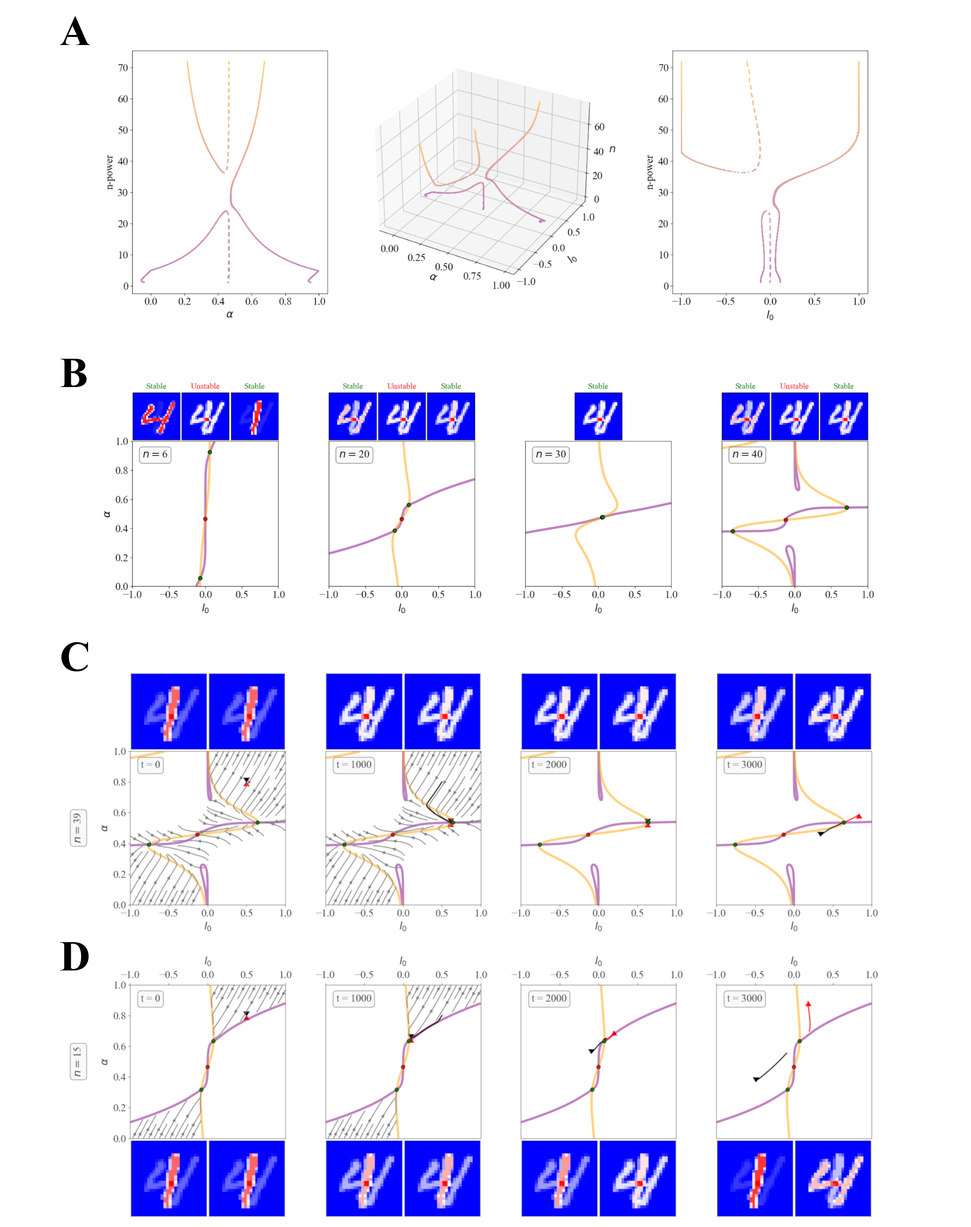
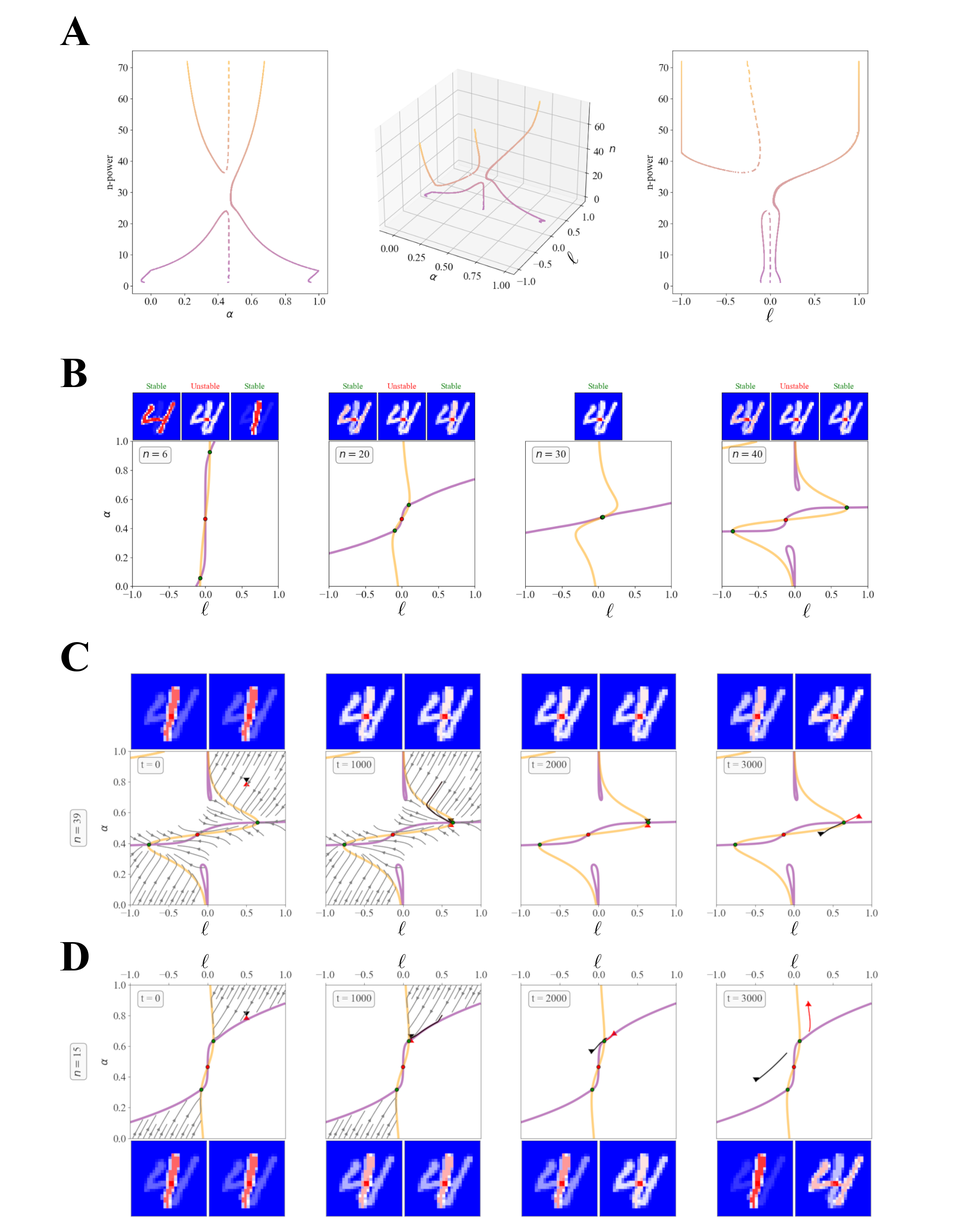
Comparing the layer stacks of the two 971×1227 images. Changes:
added layer "equation(2).png copy #1" above "equation(2).png copy" over (200, 601, 799, 969)
added layer "equation(2).png copy" above "equation(2).png copy #2" over (605, 603, 811, 618)
added layer "equation(2).png copy #2" above "equation(2).png" over (567, 250, 579, 266)
added layer "equation(2).png" above "Background" over (765, 307, 774, 323)
painted on "Background" over (200, 253, 811, 969)
added layer "Poly" over (200, 250, 811, 969)
